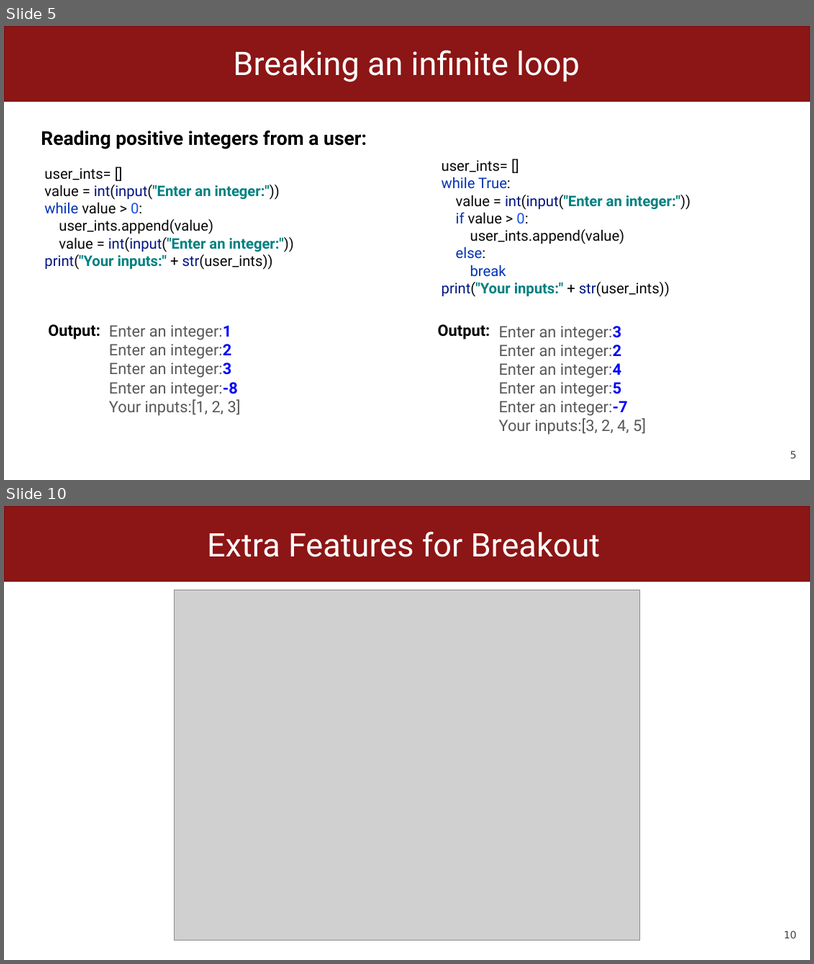
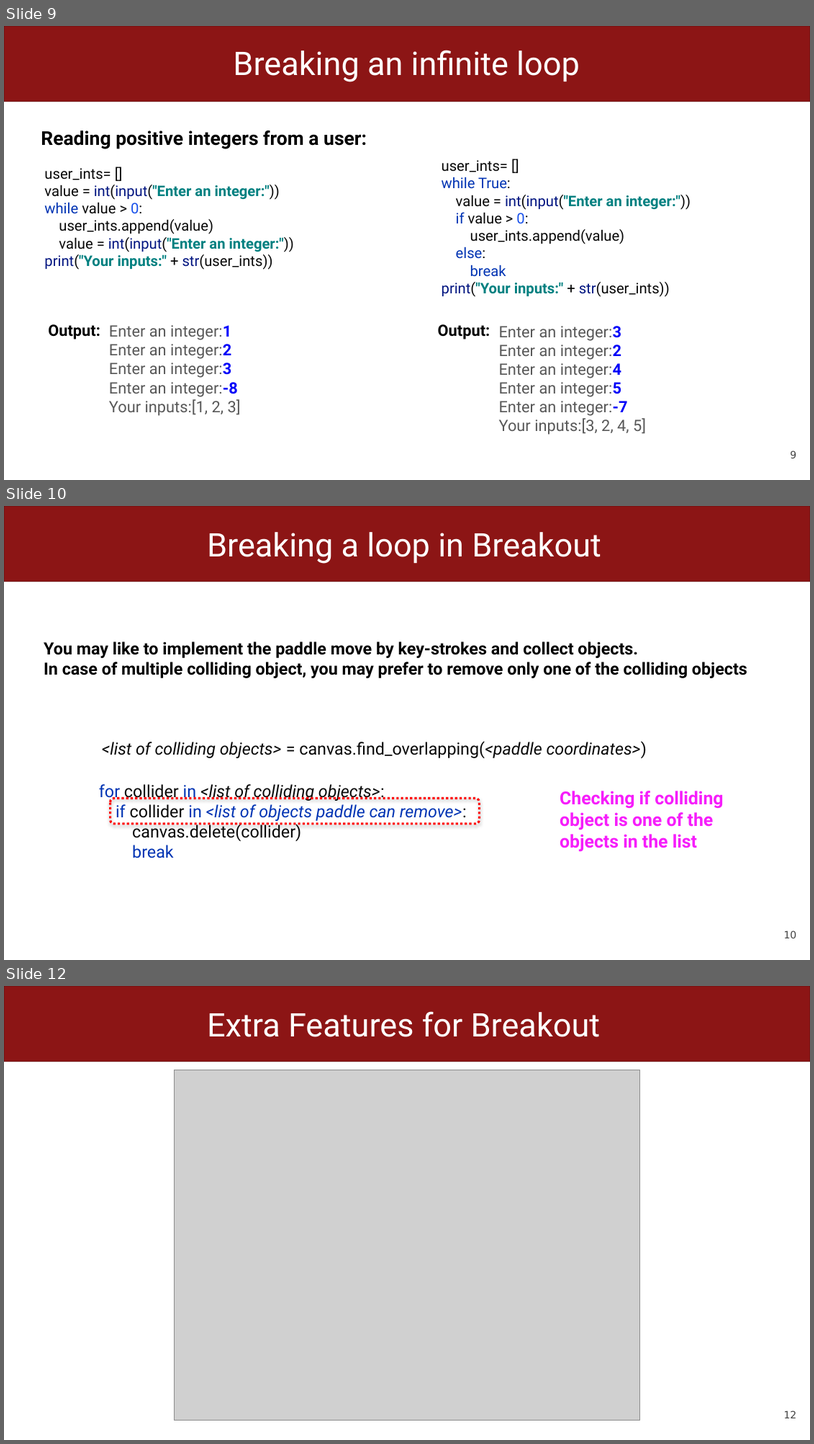
Before and after one commit to csbridge/turkey-21-website, a slide deck: docs/slides/Lecture15.pptx. Shown one above the other, each under a label of ours: slides 5 and 10 before the commit, slides 9, 10 and 12 after it; the slides between them are not shown. The pictures are 814x964 and 814x1444 pixels, drawn with LibreOffice and Linux fonts; fonts in the diff are those of the drawing; grey boxes stand for pictures. Boxes give left, top, right and bottom in pixels: in the first picture for what was removed or moved away, otherwise in the second. Text is boxed around its words. In the diff, an @@ line names an element or a change of style, - is before the commit and + after.

```diff
--- a/docs/slides/Lecture15.pptx
+++ b/docs/slides/Lecture15.pptx
@@ slide 10 added at [4,506,810,960], background #FFFFFF; not listed: 1 template element that a slide beside it also shows @@
@@ text added at [207,532,602,564], 29 pt, text #FFFFFF @@
+Breaking a loop in Breakout
@@ text added at [44,641,748,678], 15 pt, text #000000, bold @@
+You may like to implement the paddle move by key-strokes and collect objects.
+In case of multiple colliding object, you may prefer to remove only one of the colliding objects
@@ text added at [102,741,647,758], 15 pt, text #080808, italic @@
+<list of colliding objects> = canvas.find_overlapping(<paddle coordinates>)
@@ text added at [99,784,467,858], 15 pt, text #080808 @@
+for collider in <list of colliding objects>:
+if collider in <list of objects paddle can remove>:
+canvas.delete(collider)
+break
@@ rounded rectangle added at [111,798,480,824], outline #FF0000 2 pt dashed @@
@@ text added at [560,790,723,852], 16 pt, text #F61DFB, bold @@
+Checking if colliding object is one of the objects in the list
@@ page number added at [784,930,797,938], 9 pt, text #424242 @@
+10
@@ what was slide 5 is now slide 9 @@
@@ page number at [790,450,797,458]: text changed @@
-5
+9
@@ what was slide 10 is now slide 12 @@
@@ page number at [784,1410,797,1418]: text changed @@
-10
+12
```
Also in this commit, not shown: 4 slides changed, 1 other slide added, 1 other file.
